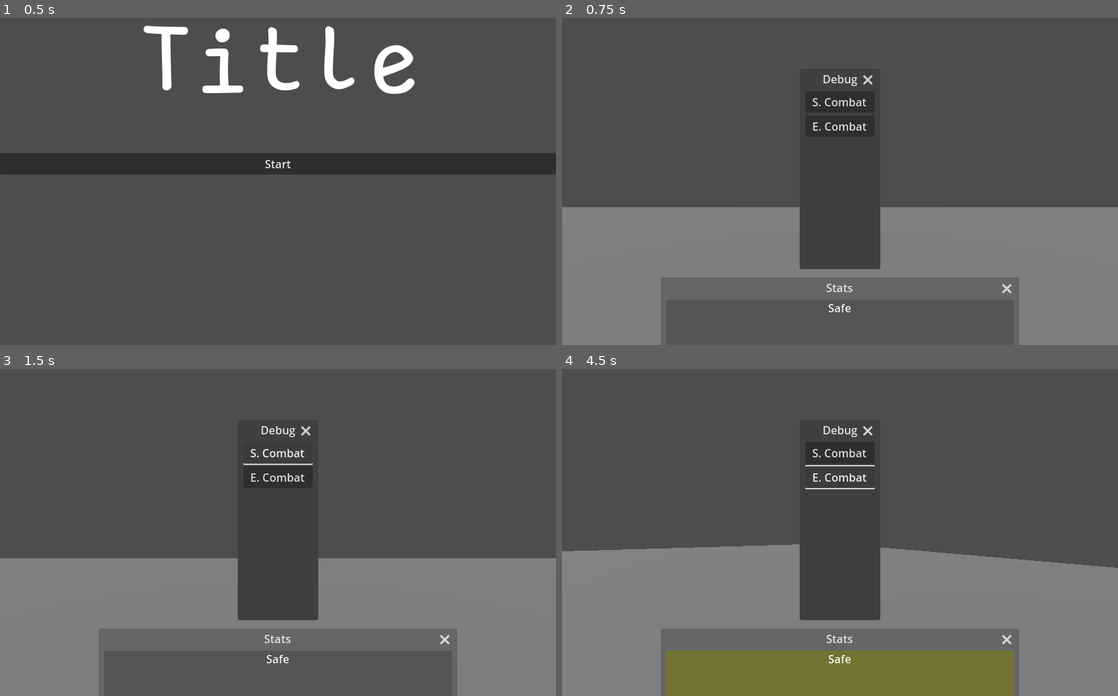
Above: before the commit, frames 1-4 (two rows, left to right).
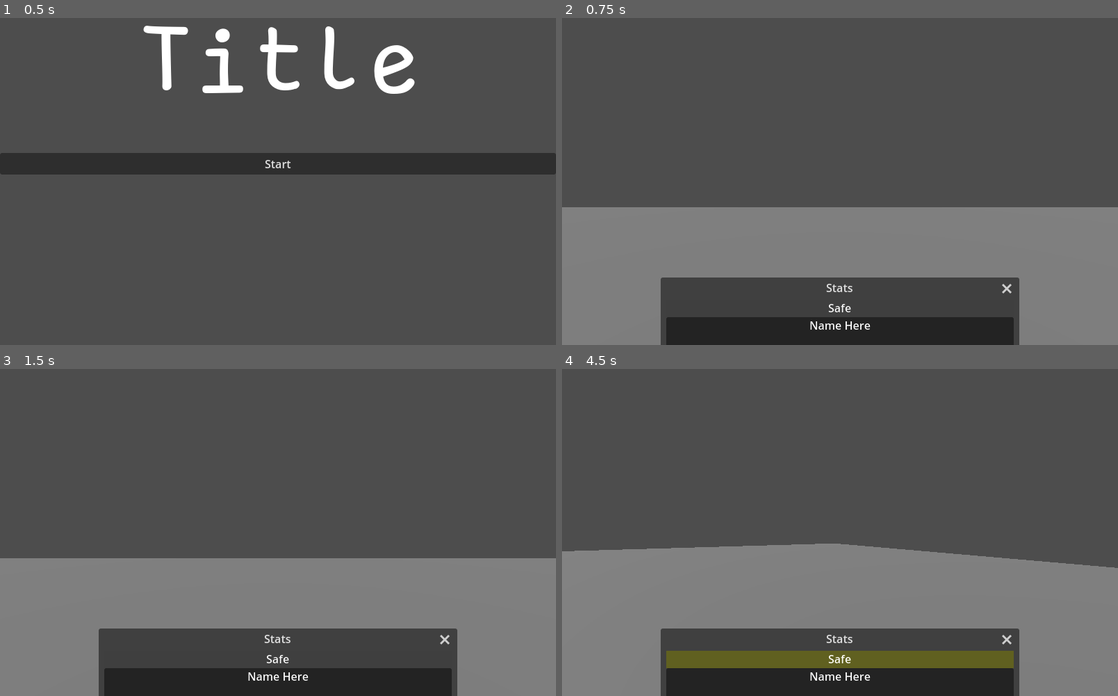
Above: after the commit, the same moments.

Repository: SammmyJr/nietzsche
Game: Godot game, scene res://Scenes/Title/title_screen.tscn
Two runs of this game, one before a commit and one after it. Both use one fixed random seed, a clock stepped at 60 frames per second and the inputs below. The engine's default icon, where the game draws it, is replaced by a stand-in: a white triangle on a blue panel in a dark square.
Inputs (mouse positions are in pixels of both pictures, inside the frame that each line leads up to):
- Up to frame 1 (0.5 s): no input
- Up to frame 2 (0.75 s): click "Start" at 0.5 s
- Up to frame 3 (1.5 s): click (278, 454) at 1.25 s, where only the run before the commit has a clickable "S. Combat"
- Up to frame 4 (4.5 s): click (840, 476) at 2 s, where only the run before the commit has a clickable "E. Combat"; tap Enter at 2.75 s; hold D (move_right) 2.78-3.53 s; tap Q (look_left) at 2.85, 4.35 s; hold S (move_backward) 3.53-4.28 s; tap E (look_right) at 3.6 s; hold D (move_right) from 4.28 s (still down)

Frame 1 is identical in both runs. In frame 2, 14% of the frame differs, in the area x 17-83%, y 17-100%; in frame 3, 14%; in frame 4, 14%.

Commit message:
Attempting to make Entity classes & integrations

Diff:
--- a/Classes/ExtendedWindow.gd
+++ b/Classes/ExtendedWindow.gd
@@ -2,9 +2,13 @@
 extends Window
 
 @export var startPositionOffset: Vector2i = Vector2i.ZERO
+@export var windowScaleFactor: float = 1.0
+
 @onready var stateManger: StateManager = get_node("/root/Explorer/State Manager")
 @onready var encounterManger: EncounterManager = get_node("/root/Explorer/Encounter Manager")
 
 
 func _ready():
 	get_window().position += startPositionOffset
+	get_window().content_scale_factor = windowScaleFactor
+	get_window().size = get_window().size * windowScaleFactor
--- /dev/null
+++ b/Classes/entityResource.gd
@@ -0,0 +1,5 @@
+class_name EntityResource
+extends Node
+
+@export var username: String = "Bob"
+@export var hp: int = 10
--- /dev/null
+++ b/Classes/playerResource.gd
@@ -0,0 +1,2 @@
+class_name PlayerResource
+extends EntityResource
--- a/Scenes/Explorer/explorer.tscn
+++ b/Scenes/Explorer/explorer.tscn
@@ -8,6 +8,7 @@
 [ext_resource type="Theme" uid="uid://c8xmvufel6w6v" path="res://Themes/main_theme.tres" id="5_4h55a"]
 [ext_resource type="Script" uid="uid://c6a8qsj62c5kx" path="res://Scenes/Windows/Stats/stats.gd" id="6_m2krx"]
 [ext_resource type="Script" uid="uid://gyut3frevbh3" path="res://Scenes/Explorer/debug.gd" id="7_dktlx"]
+[ext_resource type="Script" uid="uid://bcpd85m423nrg" path="res://Scenes/Windows/Stats/stats_box.gd" id="7_nspe7"]
 [ext_resource type="Script" uid="uid://d0k1xvfg51s7q" path="res://Scenes/Explorer/encounter_manager.gd" id="8_udcdx"]
 
 [sub_resource type="WorldBoundaryShape3D" id="WorldBoundaryShape3D_w4rt7"]
@@ -160,6 +161,7 @@
 anchors_preset = 15
 anchor_right = 1.0
 anchor_bottom = 1.0
+offset_bottom = -225.0
 grow_horizontal = 2
 grow_vertical = 2
 theme_override_styles/panel = SubResource("StyleBoxFlat_dktlx")
@@ -178,16 +180,61 @@
 horizontal_alignment = 1
 vertical_alignment = 1
 
+[node name="Control" type="Control" parent="Stats/CanvasLayer/Control"]
+layout_mode = 1
+anchors_preset = 15
+anchor_right = 1.0
+anchor_bottom = 1.0
+offset_top = 25.0
+offset_bottom = 1.0
+grow_horizontal = 2
+grow_vertical = 2
+
+[node name="VBoxContainer" type="VBoxContainer" parent="Stats/CanvasLayer/Control/Control"]
+layout_mode = 1
+anchors_preset = 15
+anchor_right = 1.0
+anchor_bottom = 1.0
+grow_horizontal = 2
+grow_vertical = 2
+
+[node name="Status Box Top" type="Panel" parent="Stats/CanvasLayer/Control/Control/VBoxContainer"]
+custom_minimum_size = Vector2(500, 75)
+layout_mode = 2
+script = ExtResource("7_nspe7")
+
+[node name="Status Name" type="Label" parent="Stats/CanvasLayer/Control/Control/VBoxContainer/Status Box Top"]
+layout_mode = 1
+anchors_preset = 10
+anchor_right = 1.0
+offset_bottom = 23.0
+grow_horizontal = 2
+text = "Name Here"
+horizontal_alignment = 1
+
+[node name="ProgressBar" type="ProgressBar" parent="Stats/CanvasLayer/Control/Control/VBoxContainer/Status Box Top"]
+layout_mode = 1
+anchors_preset = 12
+anchor_top = 1.0
+anchor_right = 1.0
+anchor_bottom = 1.0
+offset_top = -27.0
+grow_horizontal = 2
+grow_vertical = 0
+show_percentage = false
+
 [node name="Debug" type="Window" parent="."]
 auto_translate_mode = 1
 transparent_bg = true
 title = "Debug"
 initial_position = 2
 size = Vector2i(100, 250)
+visible = false
 unresizable = true
 always_on_top = true
 transparent = true
 script = ExtResource("7_dktlx")
+startPositionOffset = Vector2i(-450, 0)
 
 [node name="CanvasLayer" type="CanvasLayer" parent="Debug"]
 
--- /dev/null
+++ b/Scenes/Windows/Stats/stats_box.gd
@@ -0,0 +1,3 @@
+extends Panel
+
+@export var entity: EntityResource
Not shown, added: Classes/entityResource.gd.uid
Not shown, added: Classes/playerResource.gd.uid
Not shown: 1 places in Scenes/Explorer/explorer.tscn that only renumber resources
Not shown, added: Scenes/Windows/Stats/stats_box.gd.uid
